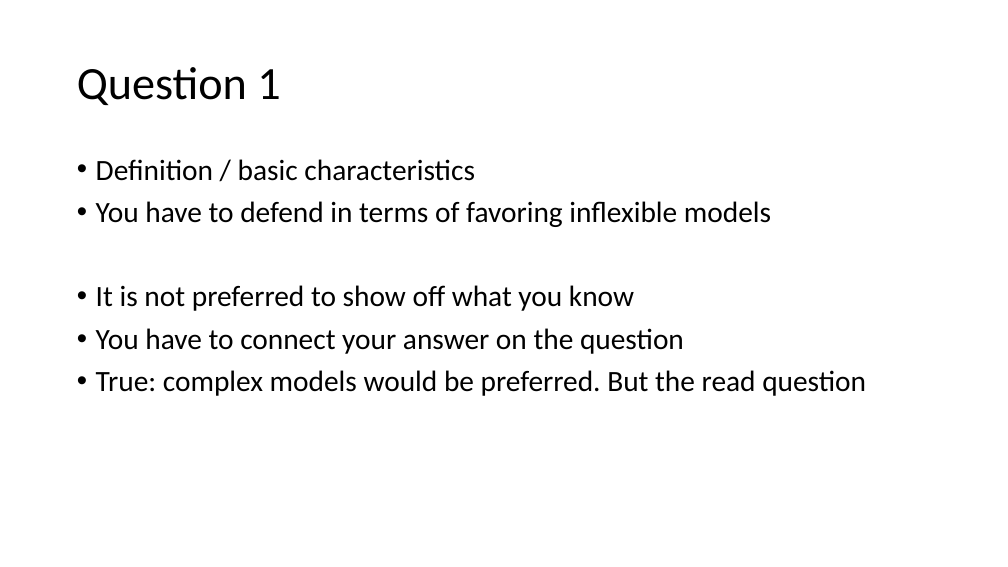
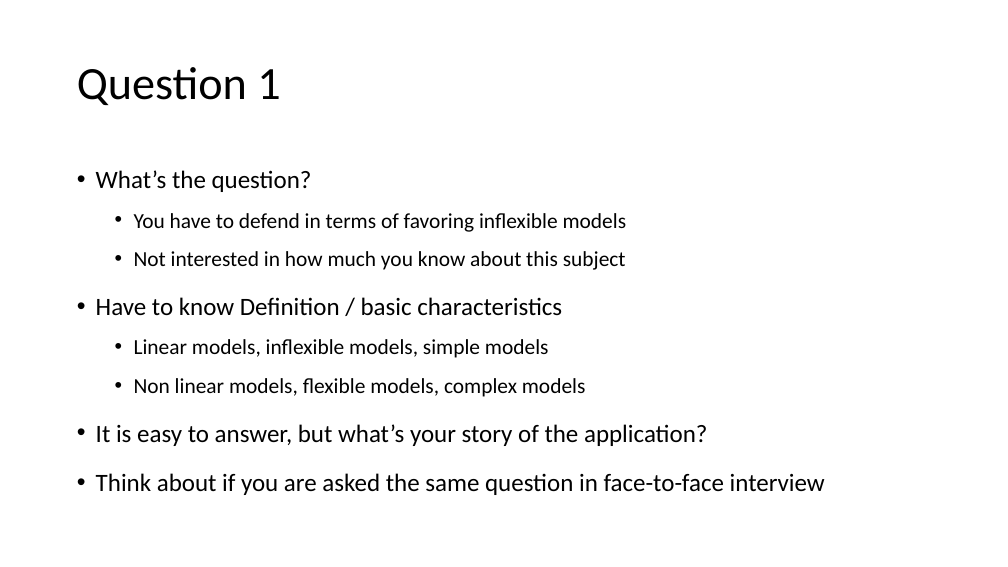
Before and after one commit to YeabinMoonEcon/BUS211, a slide deck: slide 6 of BUS212_ADA/exam/thoughts.pptx (slide 2 before the commit). Drawn at 1008x567 pixels with LibreOffice and Linux fonts; fonts in the diff are those of the drawing. Boxes give left, top, right and bottom in pixels: in the first picture for what was removed or moved away, otherwise in the second. Text is boxed around its words. In the diff, an @@ line names an element or a change of style, - is before the commit and + after.

```diff
--- a/BUS212_ADA/exam/thoughts.pptx
+++ b/BUS212_ADA/exam/thoughts.pptx
@@ text at (96,170,312,192): text changed; size 28 to 23.8 pt @@
-• Definition / basic characteristics
+• What’s the question?
@@ text at (134,213,627,232): size 28 to 20.4 pt in "You have to defend in terms of ..."; list level 1 to 2 in "You have to defend in ..."; line spacing 0.9 to 1.3 @@
@@ text at (96,251,825,495): text changed; size 28 to 23.8 pt @@
-• It is not preferred to show off what you know
-• You have to connect your answer on the question
-• True: complex models would be preferred. But the read question
+  • Not interested in how much you know about this subject
+• Have to know Definition / basic characteristics
+  • Linear models, inflexible models, simple models
+  • Non linear models, flexible models, complex models
+• It is easy to answer, but what’s your story of the application?
+• Think about if you are asked the same question in face-to-face interview
```
Also in this commit, not shown: 3 other slides changed, 10 slides added, 2 slides removed, 7 other files.
